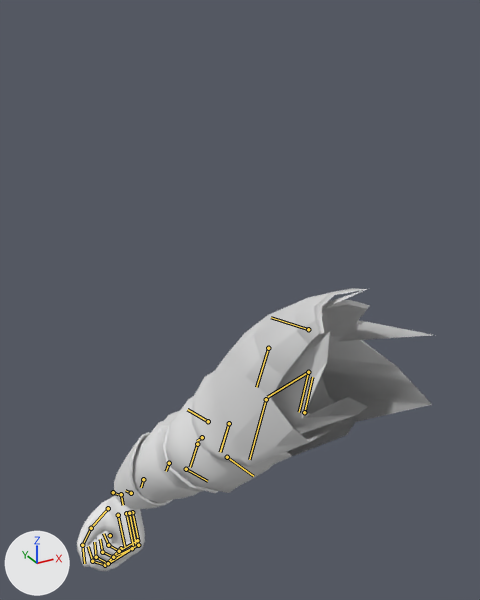
One commit to the glTF model assets/animations/first_person/fp_arms.glb: the scene before it, then after it.
Before and after are seen from a camera (50 mm lens) standing at (-0.233, -0.513, 0.11) and looking at (0.186, 0.248, -0.27). Every picture has the same lights, and +X, +Y and +Z are marked at lower left. The older version comes first. Both versions are drawn at frame 14 of the action 'swing_down'; the numbers are the values there. The bones that change, and the others that lie on the model, are drawn over the model as lines.

Objects in the first picture: 'elbowPads_geo', 'gloves_geo', 'shoulderPad_geo', 'topA_geo'.
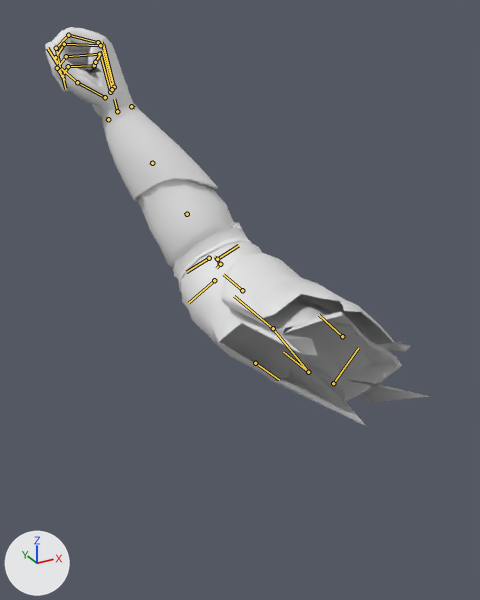
Diff of the bpy script that builds the scene:
```diff
--- a/assets/animations/first_person/fp_arms.glb.py
+++ b/assets/animations/first_person/fp_arms.glb.py
@@ bone_rightupperarm @@
 bone_rightupperarm = bpy.data.objects['FPArms'].pose.bones['RightUpperArm']
-bone_rightupperarm.rotation_quaternion = (0.465, 0.074, -0.401, -0.786)  # degrees (46, -15, -125)
+bone_rightupperarm.rotation_quaternion = (0.581, 0.296, 0.407, -0.633)  # degrees (-19, 59, -106)
@@ bone_rightlowerarm @@
 bone_rightlowerarm = bpy.data.objects['FPArms'].pose.bones['RightLowerArm']  # child of 'RightUpperArm'
-bone_rightlowerarm.rotation_quaternion = (1.0, 0.011, 0.0, 0.0)  # degrees (1, 0, 0)
+bone_rightlowerarm.rotation_quaternion = (0.896, 0.429, 0.0, 0.0)  # degrees (51, 0, 0)
@@ bone_righthand @@
 bone_righthand = bpy.data.objects['FPArms'].pose.bones['RightHand']  # child of 'RightLowerArm'
-bone_righthand.rotation_quaternion = (0.177, 0.434, 0.769, 0.433)  # degrees (124, -6, 124)
+bone_righthand.rotation_quaternion = (0.91, -0.143, 0.356, -0.113)  # degrees (-26, 39, -23)
```

Where the change shows, as pixel boxes (x1, y1, x2, y2) in the pictures (480 x 600 px):
'topA_geo', posed (11% narrower, 16% taller)
    before: (132, 290, 432, 503)
    after: (137, 179, 405, 426)
'shoulderPad_geo', posed (13% narrower, 17% shorter)
    before: (192, 288, 431, 467)
    after: (222, 253, 429, 402)
'gloves_geo', posed
    before: (77, 432, 172, 571)
    after: (45, 27, 218, 201)
'elbowPads_geo', posed
    before: (155, 411, 218, 493)
    after: (173, 222, 252, 293)
bone 'RightUpperArm', root to tip
    before: (308, 372) to (267, 397)
    after: (308, 372) to (274, 330)
bone 'RightLowerArm', root to tip
    before: (202, 437) to (197, 441)
    after: (220, 264) to (214, 256)
bone 'RightHand', root to tip
    before: (121, 494) to (123, 505)
    after: (117, 111) to (114, 99)
